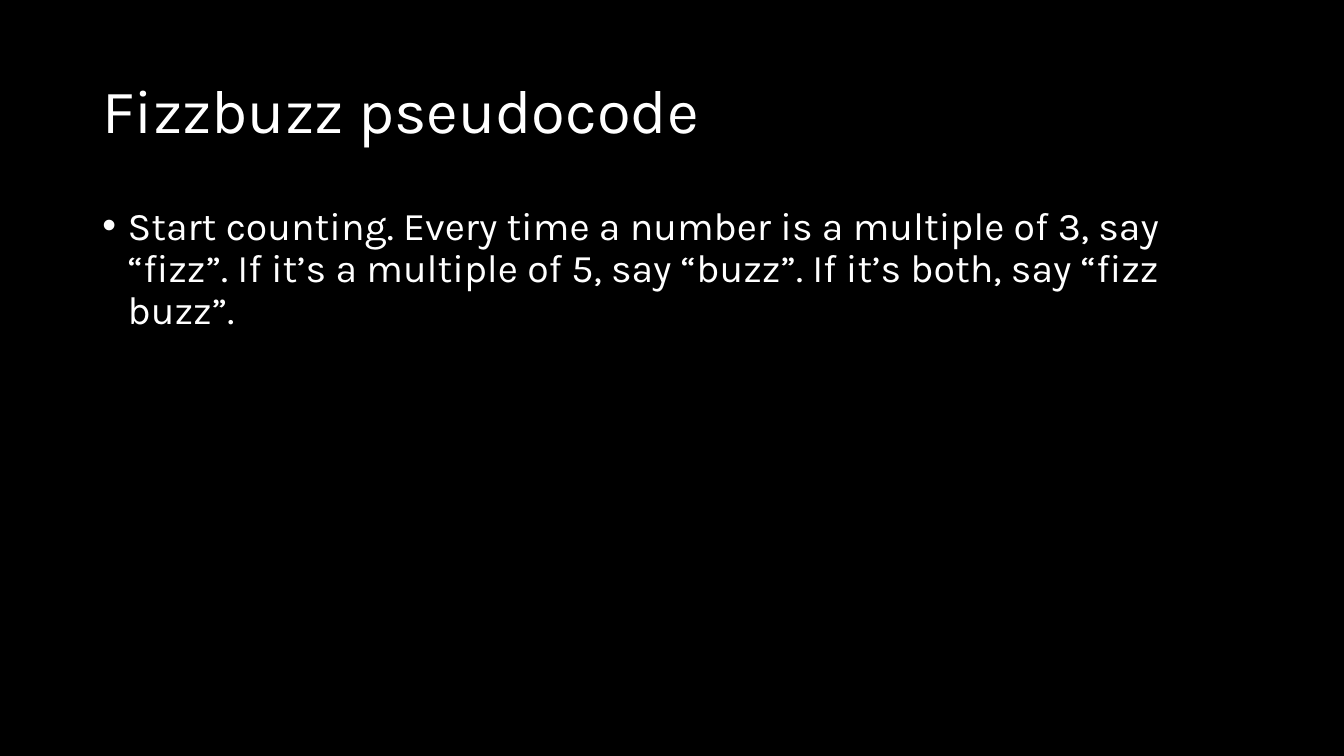
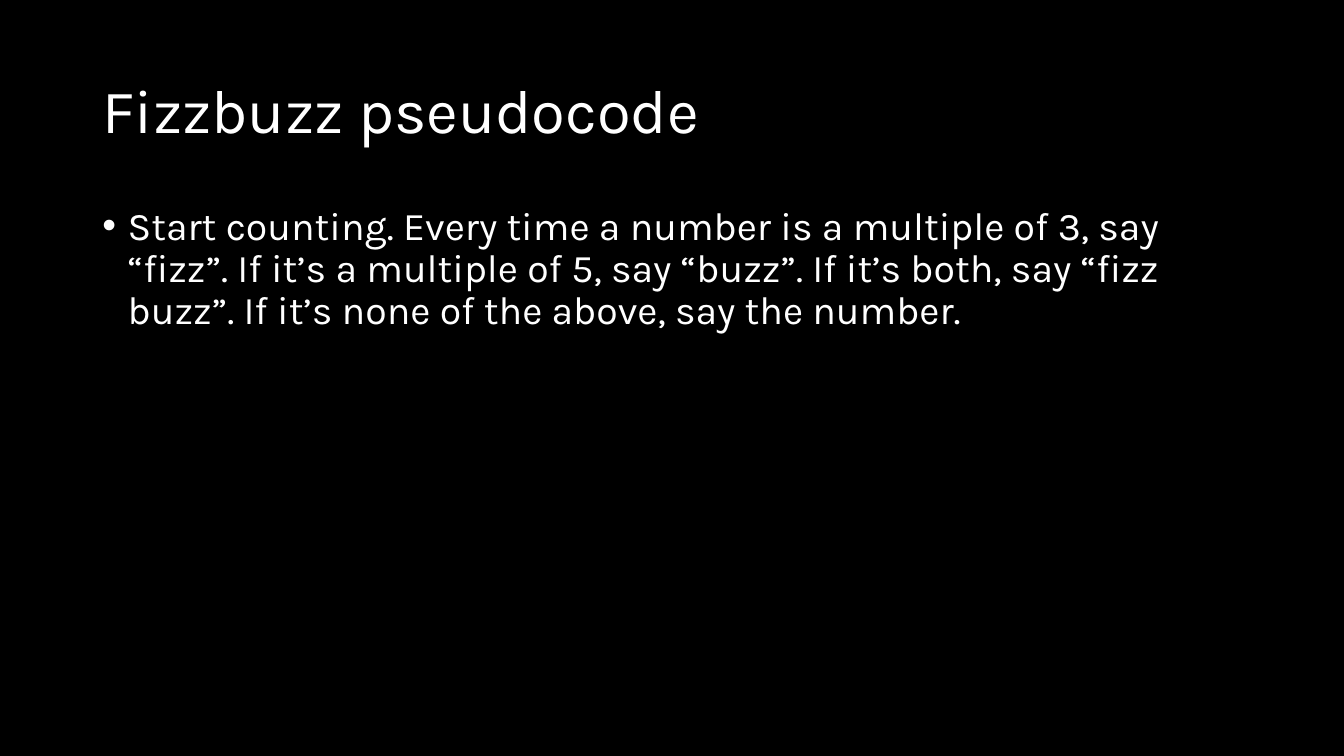
Before and after one commit to crhallberg/IMM120, a slide deck: slide 13 of Presentations/Class 04 – Sept 25.pptx. Drawn at 1344x756 pixels with LibreOffice and Linux fonts; fonts in the diff are those of the drawing. Boxes give left, top, right and bottom in pixels: in the first picture for what was removed or moved away, otherwise in the second. Text is boxed around its words. In the diff, an @@ line names an element or a change of style, - is before the commit and + after.

```diff
--- a/Presentations/Class 04 – Sept 25.pptx
+++ b/Presentations/Class 04 – Sept 25.pptx
@@ text at <box>128,213,1159,334</box>: text changed @@
-• Start counting. Every time a number is a multiple of 3, say “fizz”. If it’s a multiple of 5, say “buzz”. If it’s both, say “fizz buzz”.
+• Start counting. Every time a number is a multiple of 3, say “fizz”. If it’s a multiple of 5, say “buzz”. If it’s both, say “fizz buzz”. If it’s none of the above, say the number.
```
Also in this commit, not shown: 7 other slides changed, 16 slides added, 1 slide removed.
